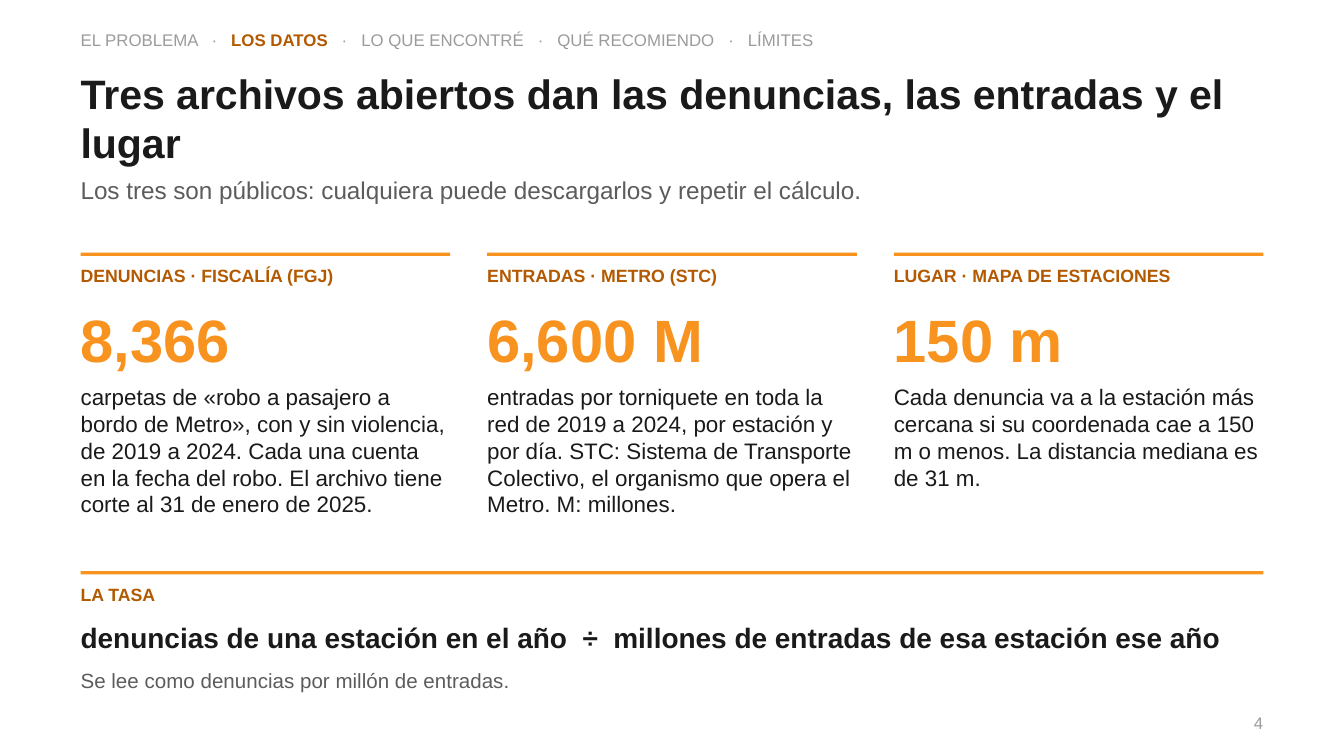
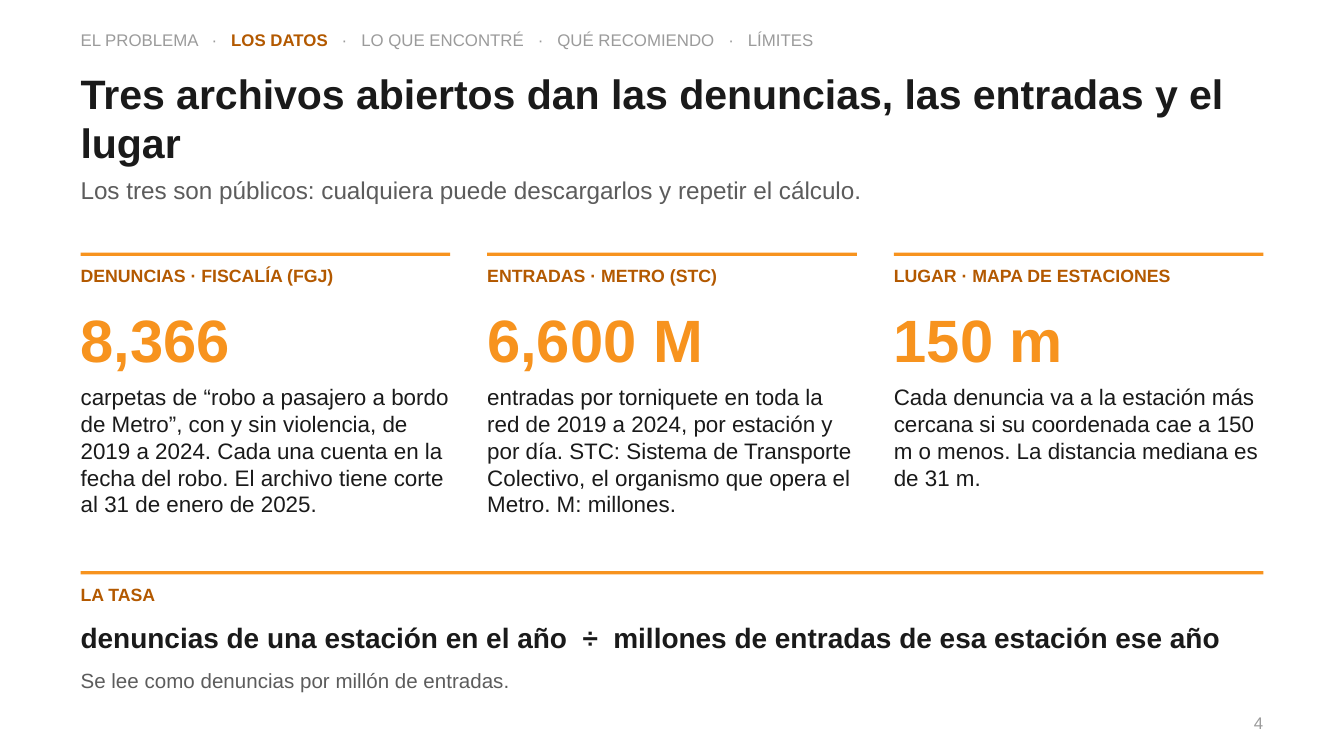
Before and after one commit to sebastiancordoba/caso-inseguridad-cdmx, a slide deck: slide 4 of docs/presentacion/presentacion.pptx. Drawn at 1344x756 pixels with LibreOffice and Linux fonts; fonts in the diff are those of the drawing. Boxes give left, top, right and bottom in pixels: in the first picture for what was removed or moved away, otherwise in the second. Text is boxed around its words. In the diff, an @@ line names an element or a change of style, - is before the commit and + after.

```diff
--- a/docs/presentacion/presentacion.pptx
+++ b/docs/presentacion/presentacion.pptx
@@ text at [81, 388, 448, 513]: text changed @@
-carpetas de «robo a pasajero a bordo de Metro», con y sin violencia, de 2019 a 2024. Cada una cuenta en la fecha del robo. El archivo tiene corte al 31 de enero de 2025.
+carpetas de “robo a pasajero a bordo de Metro”, con y sin violencia, de 2019 a 2024. Cada una cuenta en la fecha del robo. El archivo tiene corte al 31 de enero de 2025.
```
Also in this commit, not shown: 6 other slides changed, 7 other files.
